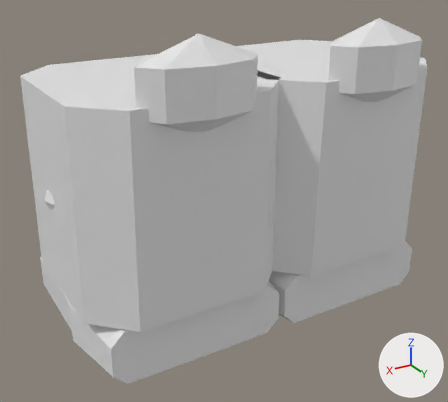
Two versions of the FBX model roblox/art/armor/shoes_greatsword_normal.fbx, one commit apart.
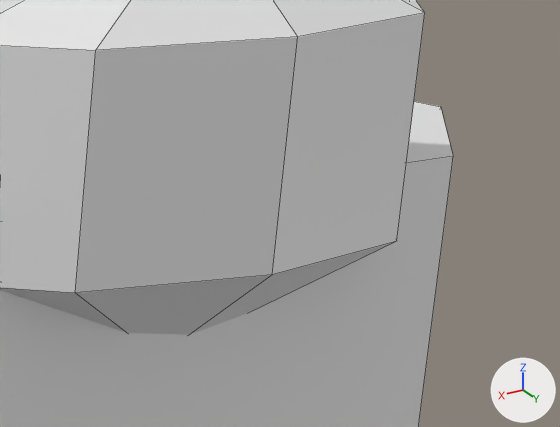
The first picture shows the older version from a 50 mm camera at (1.76, 2.84, -1.71) aimed at (0.1, 0.08, -3.09). The close-ups show the older and then the newer version on the part from 76% to 100% of the width and 9% to 30% of the height of that picture. Only the edits that show in the close-ups are written down. Every picture has the same lights, and +X, +Y and +Z are marked at lower right. The close-ups show mesh edges as thin lines. Where no turn or scale is listed for an object, it has been applied to the vertices.

The first close-up shows 'Greave_L_Steel'.
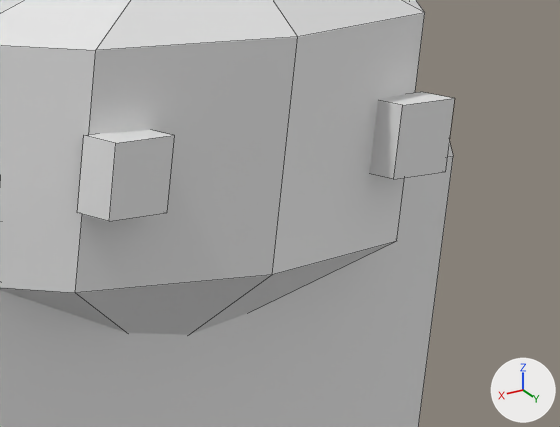
The change in detail:
Material 'shoes_greatsword_normal_Greave_L_Grade' (mat_shoes_greatsword_normal_greave_l_grade) is new.
Its base color is (0.8, 0.8, 0.8) (white #e7e7e7).
Mesh me_greave_l_grade is new.
It consists of a box spanning x -0.215..-0.145, y 0.639..0.681, z 0.465..0.535; a box spanning x 0.145..0.215, y 0.639..0.681, z 0.465..0.535.
It uses material mat_shoes_greatsword_normal_greave_l_grade (white #e7e7e7).
Object 'Greave_L_Grade' (ob_greave_l_grade) is new; it shows me_greave_l_grade.
Its location is (-0.5, 0.0, -2.8).

Boxes (x1, y1, x2, y2) around the edits, measured in the close-ups (560 x 427 px):
'Greave_L_Grade', added: after (77, 92, 455, 221)
